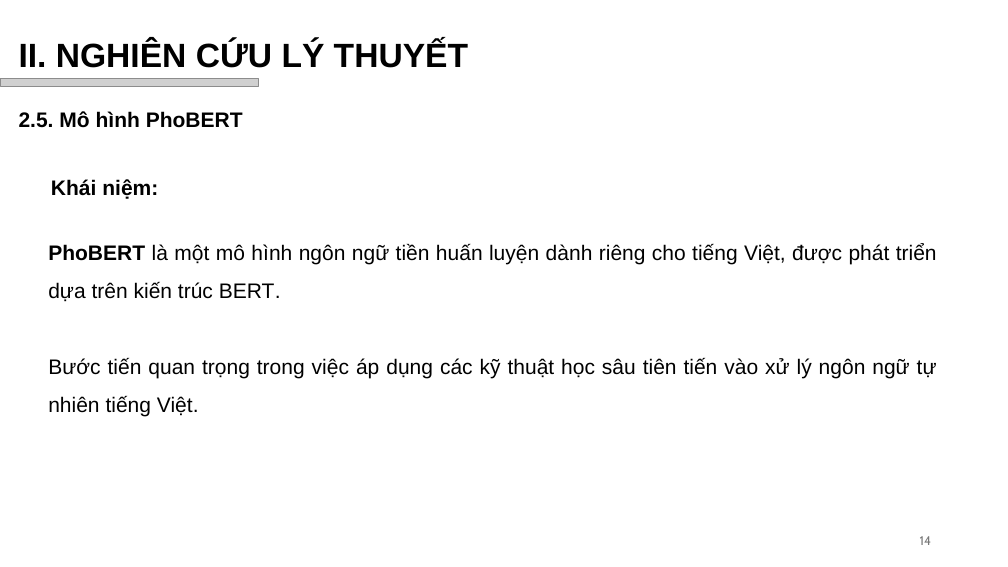
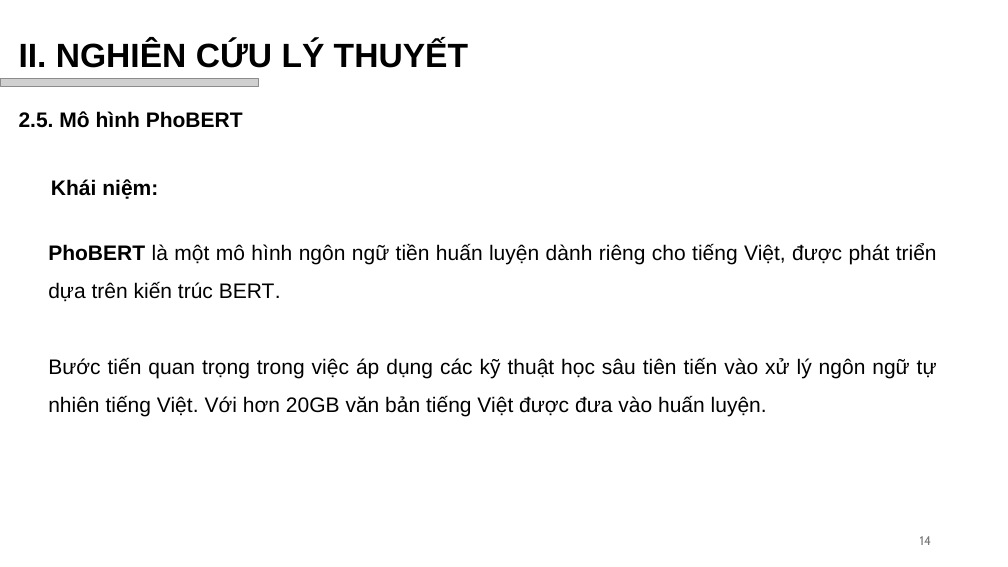
Before and after one commit to vhiepp/tn-da21ttb-110121209-duongvanhiep-sentiment-analysis, a slide deck: slide 15 of docs/pptx/Dương Văn Hiệp_110121209_DA21TTB.pptx. Drawn at 1008x567 pixels with LibreOffice and Linux fonts; fonts in the diff are those of the drawing; grey boxes stand for pictures; background and template pictures are left out. Boxes give left, top, right and bottom in pixels: in the first picture for what was removed or moved away, otherwise in the second. Text is boxed around its words. In the diff, an @@ line names an element or a change of style, - is before the commit and + after.

Commit message:
update slide

```diff
--- a/docs/pptx/Dương Văn Hiệp_110121209_DA21TTB.pptx
+++ b/docs/pptx/Dương Văn Hiệp_110121209_DA21TTB.pptx
@@ text at [48,358,937,416]: text changed @@
-Bước tiến quan trọng trong việc áp dụng các kỹ thuật học sâu tiên tiến vào xử lý ngôn ngữ tự nhiên tiếng Việt.
+Bước tiến quan trọng trong việc áp dụng các kỹ thuật học sâu tiên tiến vào xử lý ngôn ngữ tự nhiên tiếng Việt. Với hơn 20GB văn bản tiếng Việt được đưa vào huấn luyện.
```
Also in this commit, not shown: 1 other slide changed, 1 slide added.
